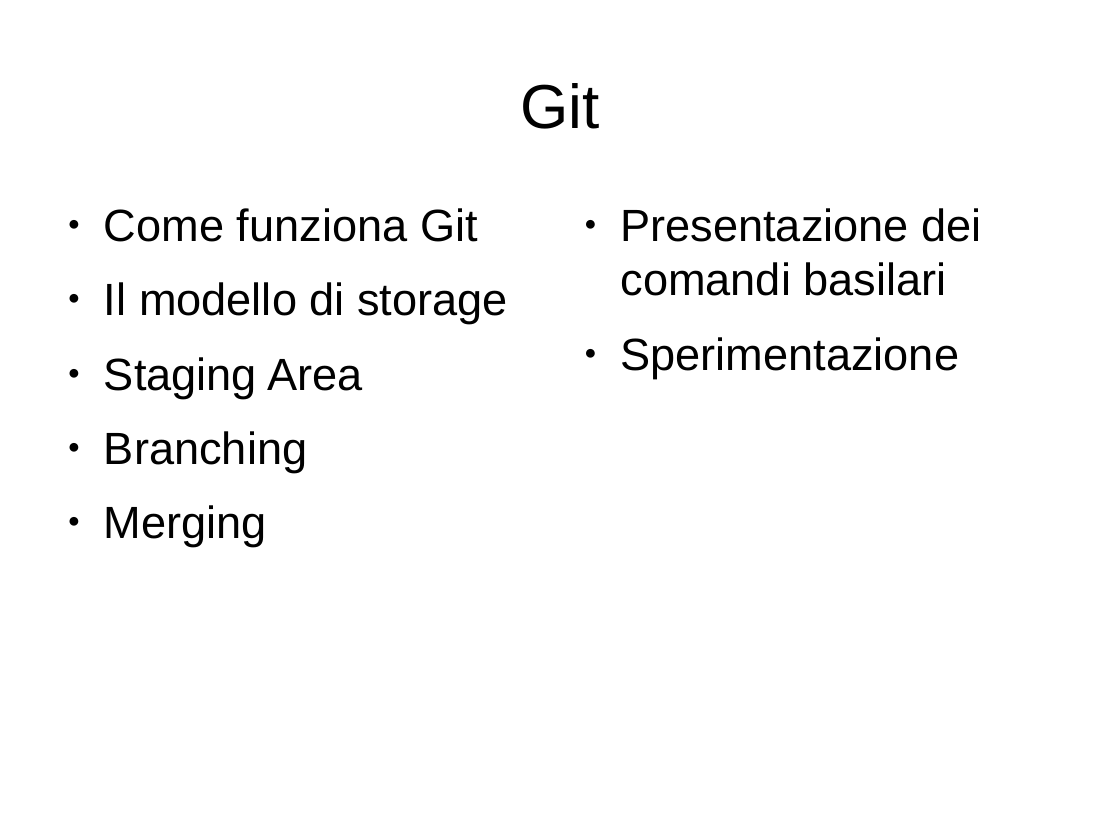
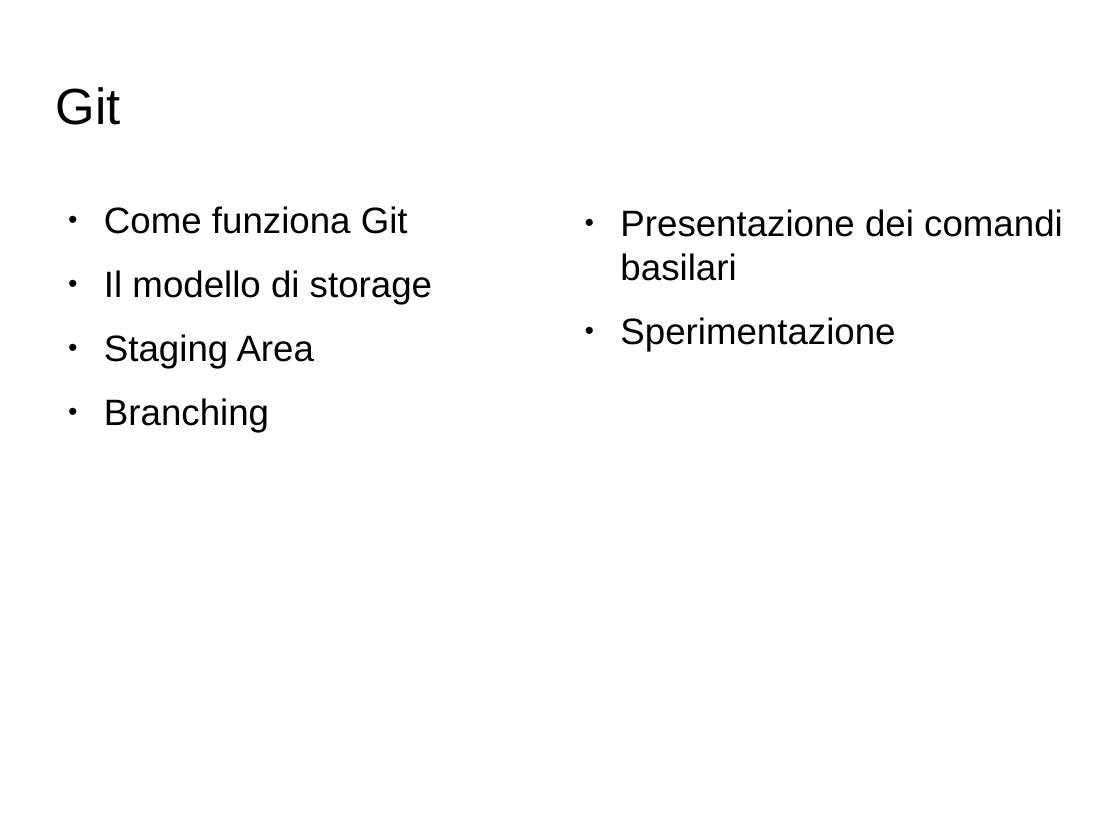
Before and after one commit to GioeleCicchini/Git-Presentation, a slide deck: slide 1 of presentazione git.odp. Drawn at 1120x840 pixels with LibreOffice and Linux fonts; fonts in the diff are those of the drawing; background and template pictures are left out. Boxes give left, top, right and bottom in pixels: in the first picture for what was removed or moved away, otherwise in the second. Text is boxed around its words. In the diff, an @@ line names an element or a change of style, - is before the commit and + after.

```diff
--- a/presentazione git.odp
+++ b/presentazione git.odp
@@ title "Git": place and size @@
-title "Git" at bbox=[520, 83, 599, 129]
+title "Git" at bbox=[56, 87, 121, 125]
@@ title "Git" at bbox=[56, 87, 121, 125]: size 44 to 36 pt; alignment centre to left @@
@@ text "Come funziona Git" at bbox=[104, 206, 432, 432]: size 32 to 26 pt @@
@@ text "Presentazione dei comandi basilari" at bbox=[620, 209, 1063, 351]: size 32 to 26 pt @@
@@ text at bbox=[104, 505, 267, 547]: paragraph removed @@
-● Merging
```
Also in this commit, not shown: 10 other slides changed, 1 slide added, 1 other file.
